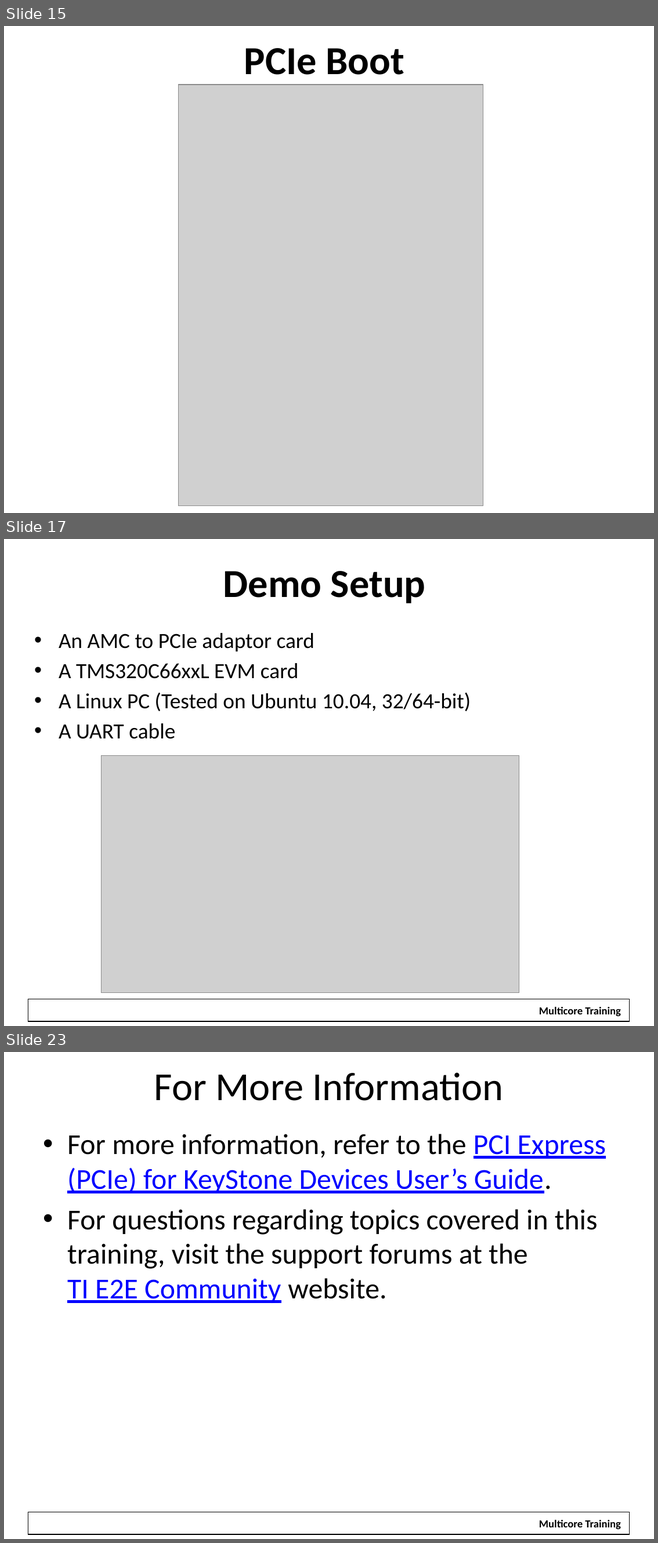
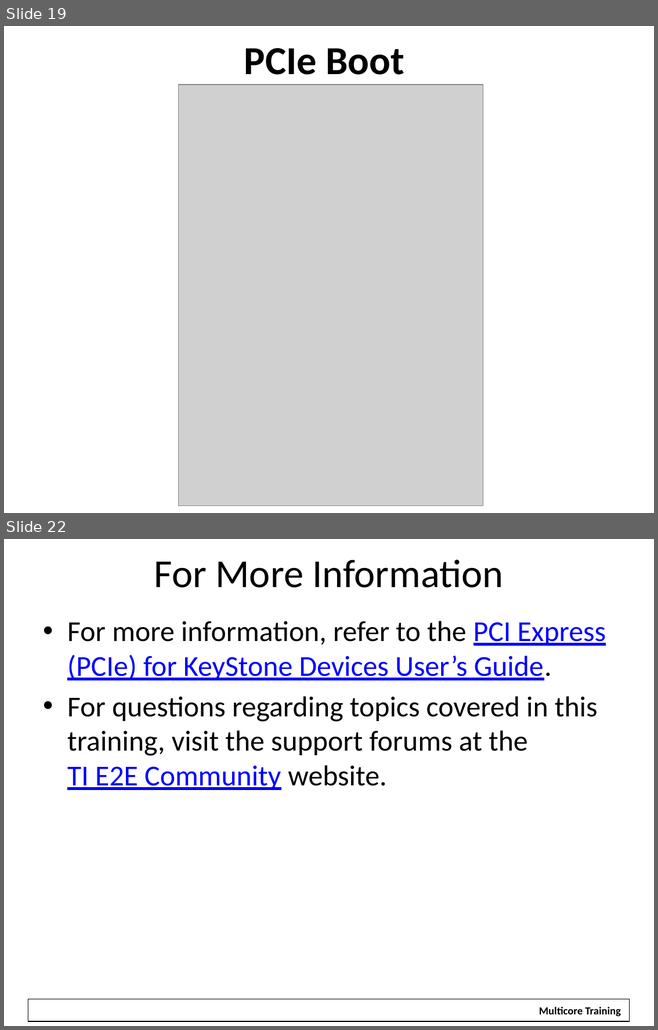
Before and after one commit to hari1989/keystone-workshop, a slide deck: slides/KeyStone PCI Express.pptx. Shown one above the other, each under a label of ours: slides 15, 17 and 23 before the commit, slides 19 and 22 after it; the slides between them are not shown. The pictures are 658x1543 and 658x1030 pixels, drawn with LibreOffice and Linux fonts; fonts in the diff are those of the drawing; grey boxes stand for pictures; background and template pictures are left out. Boxes give left, top, right and bottom in pixels: in the first picture for what was removed or moved away, otherwise in the second. Text is boxed around its words. In the diff, an @@ line names an element or a change of style, - is before the commit and + after.

```diff
--- a/slides/KeyStone PCI Express.pptx
+++ b/slides/KeyStone PCI Express.pptx
@@ slide 17 removed at <box>4,539,654,1026</box>, background #FFFFFF; not listed: 2 template elements that a slide beside it also shows @@
@@ title removed at <box>223,571,425,603</box> @@
-Demo Setup
@@ text removed at <box>59,633,470,739</box> @@
-• An AMC to PCIe adaptor card
-• A TMS320C66xxL EVM card
-• A Linux PC (Tested on Ubuntu 10.04, 32/64-bit)
-• A UART cable
@@ picture removed at <box>101,756,518,993</box> @@
@@ what was slide 15 is now slide 19 @@
@@ what was slide 23 is now slide 22 @@
```
Also in this commit, not shown: 10 slides changed, 5 slides added, 5 other slides removed.
